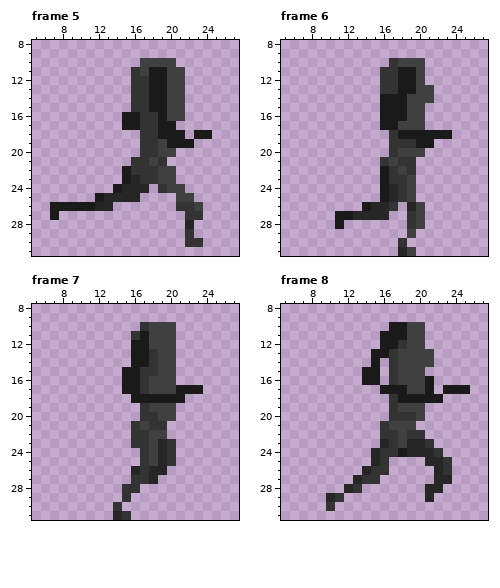
Two states of a pixel-art file, aseperite textures/run cycle.ase. The first picture shows the starting point.
32x32 pixels, 8 frames. Shown: frame 5: x 5..27, y 8..31; frame 6: x 5..27, y 8..31; frame 7: x 5..27, y 8..31; frame 8: x 5..27, y 8..31. The commit also changed other frames, which this record leaves out.
After the commit:
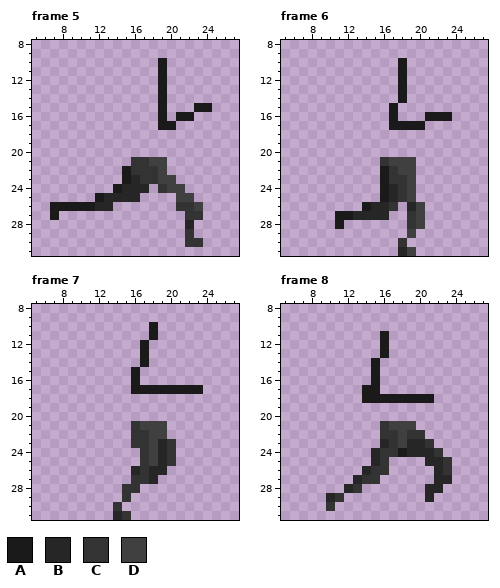
Palette (. is transparent): A #1a1a1a  B #262626  C #333333  D #404040
Edits made:
layer "left arm" now hidden
layer "right arm" now hidden
layer "right arm new" added
Frame 5:
y 10: x 17..20 DDDD -> ..A.
y 11: x 16..18 CDA -> ...; x 20..21 DD -> ..
y 12..14: x 16..18 CCA -> ...; x 20..21 DD -> ..
y 15: x 16..18 CCA -> ...; x 20..21 DD -> ..; x 23..24 .. -> AA
y 16: x 15..18 AACC -> ....; x 20..22 DD. -> .AA
y 17: x 15..18 AACC -> ....
y 18: x 17..21 CCAAA -> .....; x 23..24 AA -> ..
y 19: x 17..22 CCDAAA -> ......
y 20: x 17..20 CCDD -> ....
y 21: x 19 C -> D
y 22: x 20 D -> .
Frame 6:
y 10: x 17..20 CDDD -> .A..
y 11..12: x 16..17 CC -> ..; x 19..20 AD -> ..
y 13: x 16..17 CC -> ..; x 19..21 ADD -> ...
y 14: x 16..17 AA -> ..; x 19..21 DDD -> ...
y 15: x 16 A -> .; x 18..20 ADD -> ...
y 16: x 16 A -> .; x 18..23 ADD... -> ...AAA
y 17: x 16 A -> .; x 18..20 DDD -> AAA
y 18: x 17..23 CAAAAAA -> .......
y 19: x 17..21 CCCAA -> .....
y 20: x 17..20 CDDD -> ....
y 21: x 18..19 CC -> DD
y 22: x 19 C -> D
Frame 7:
y 10: x 17..20 CDDD -> .A..
y 11: x 16..20 CADDD -> ..A..
y 12: x 16 A -> .; x 18..20 DDD -> ...
y 13..14: x 16 A -> .; x 18..20 CDD -> ...
y 15: x 15 A -> .; x 17..20 CCDD -> ....
y 16: x 15 A -> .; x 17..20 CDDD -> ....
y 17: x 15 A -> .; x 17..20 CDDD -> AAAA
y 18: x 16..21 AAAAAA -> ......
y 19: x 17..20 CDDD -> ....
y 20: x 17..20 CCDD -> ....
y 21: x 18..19 CC -> DD
Frame 8:
y 10..11: x 17..20 AADD -> ....
y 12: x 17..20 ACDD -> ....
y 13: x 15 A -> .; x 17..21 CDDDD -> .....
y 14: x 17..21 CDDDD -> .....
y 15: x 14 A -> .; x 17..20 CDDD -> ....
y 16: x 14 A -> .; x 17..21 CDDDA -> .....
y 17: x 14..21 ..AAADDA -> AA......; x 23..25 AAA -> ...
y 18: x 14..17 ...C -> AAAA; x 22 A -> .
y 19: x 17..20 CDDD -> ....
y 20: x 17..20 CCCD -> ....
Where, in picture pixels (left, top, right, bottom), the same in both pictures:
changed: (122, 58, 212, 175)
changed: (380, 58, 452, 175)
changed: (122, 322, 185, 430)
changed: (362, 322, 470, 421)
